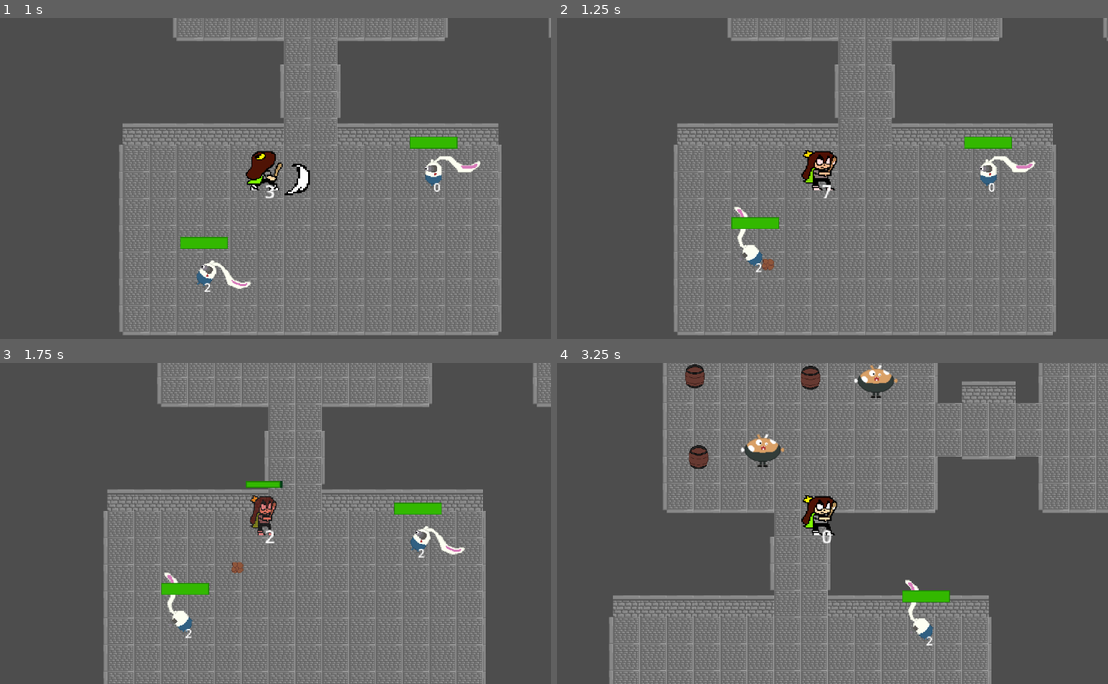
Above: before the commit, frames 1-4 (two rows, left to right).
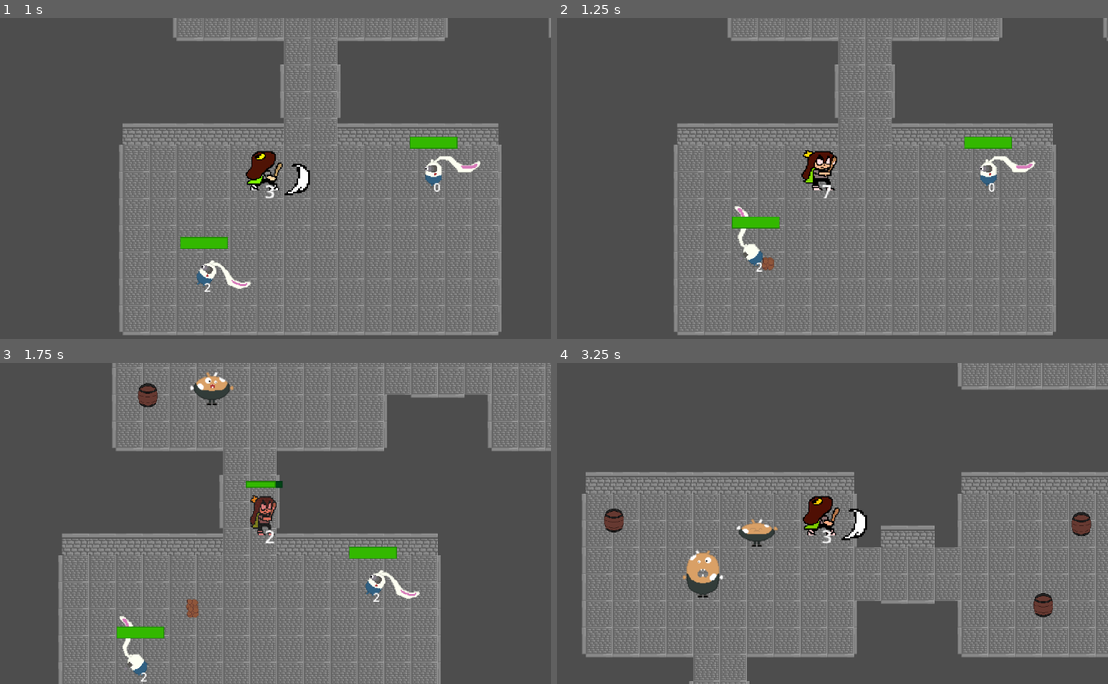
Above: after the commit, the same moments.

Repository: Megameca04/Proyecto_Cuki
Game: Godot game, scene res://Pruebas.tscn
Same seed, same stepped clock (60 frames per second), same inputs: the game is played once before the commit and once after it.
Inputs:
- Up to frame 1 (1 s): tap Enter at 0.5 s; hold Right (ui_right) from 0.53 s (still down); hold Z (Atacar) from 0.53 s (still down)
- Up to frame 2 (1.25 s): keep holding Right (ui_right); keep holding Z (Atacar)
- Up to frame 3 (1.75 s): release Right (ui_right) at 1.28 s; release Z (Atacar) at 1.28 s; hold Down (ui_down) from 1.28 s (still down); tap X (Dash) at 1.35 s
- Up to frame 4 (3.25 s): release Down (ui_down) at 2.03 s; hold Right (ui_right) 2.03-2.78 s; hold Z (Atacar) 2.03-2.78 s; hold Up (ui_up) from 2.78 s (still down); tap X (Dash) at 2.85 s

Frame 1 is identical in both runs. In frame 2, 0.2% of the frame differs, in the area x 31-41%, y 58-80%; in frame 3, 36%; in frame 4, 65%, in the area x 4-100%, y 0-100%.

Commit message:
Multiple rock shooting, pending to isolate it only for freezing effect

Diff:
--- a/Cuki-Clash of the Kuins/Scripts/Chooty.gd
+++ b/Cuki-Clash of the Kuins/Scripts/Chooty.gd
@@ -92,15 +92,18 @@
 
 func shoot_stone():
 	if elemental_state.getMovementState() != "Paralyzed" && elemental_state.getMovementState() != "Frozen":
-		var stone = STONE.instantiate()
-		stone.global_position = global_position
-		if Cuki != null:
-			if element_attack_name != "Shock":
-				stone.objective_position = Cuki.global_position
-			else:
-				stone.Cuki = Cuki
-		call_deferred("add_sibling",stone)
-		stone.createElementalEffect(element_attack_name)
+		var rocks = 0
+		while (rocks < 4): # Hacer que este while solo este en el efecto hielo
+			var stone = STONE.instantiate()
+			stone.global_position = global_position
+			if Cuki != null:
+				if element_attack_name != "Shock":
+					stone.objective_position = Cuki.global_position + rocks * 4
+				else:
+					stone.Cuki = Cuki
+			call_deferred("add_sibling",stone)
+			stone.createElementalEffect(element_attack_name)
+			rocks += 1
 
 func shoot_ray_tar():
 	pass
Not shown: 2 places in Cuki-Clash of the Kuins/Entidades/Chooty.tscn that only renumber resources
Not shown: 2 places in Cuki-Clash of the Kuins/Entidades/Cuki.tscn that only renumber resources
Not shown: 2 places in Cuki-Clash of the Kuins/Entidades/Rabion.tscn that only renumber resources
